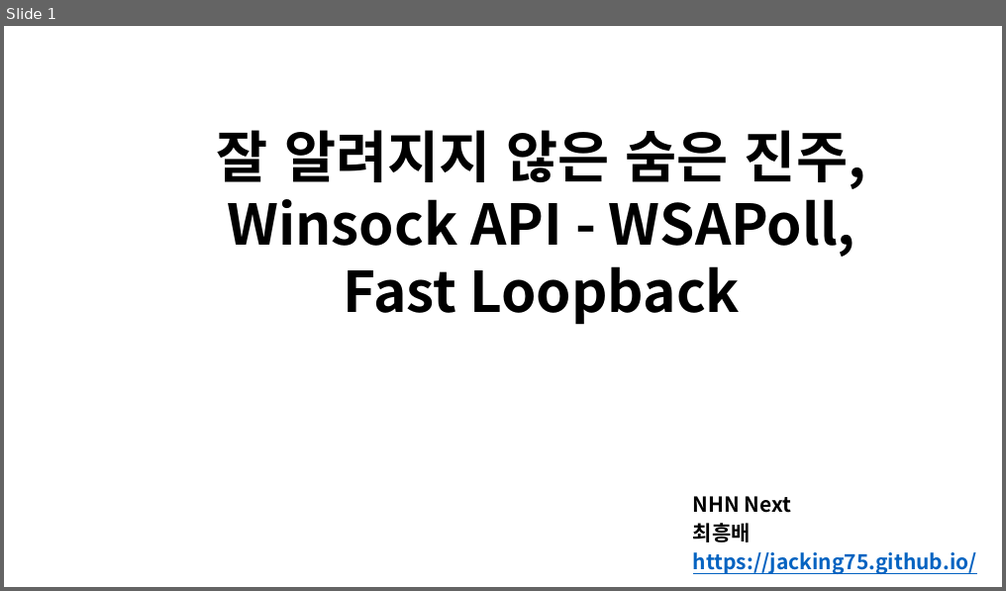
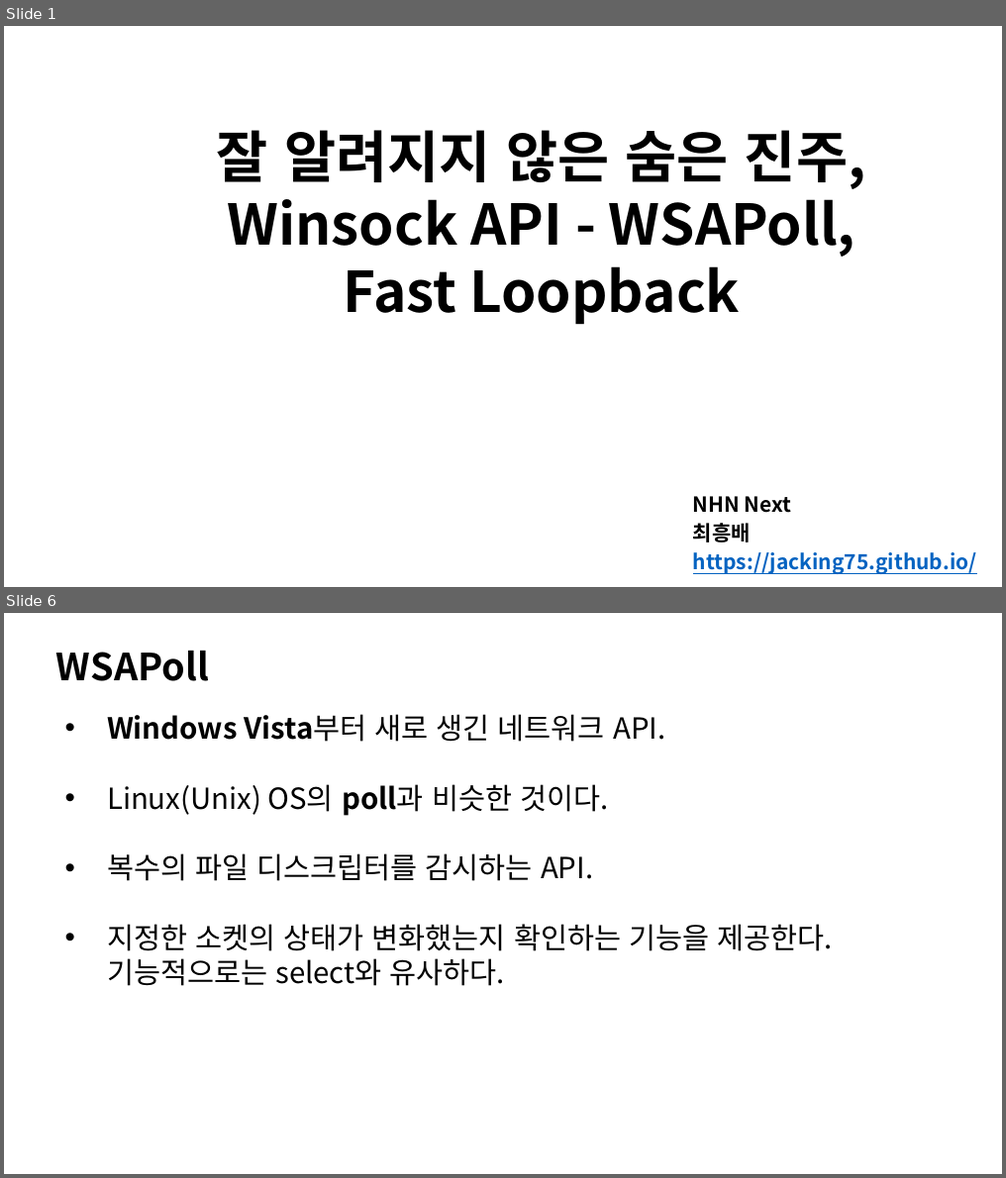
Before and after one commit to Dylan-Jang/conf_cpp_korea_201702, a slide deck: WSAPoll, Fast Loopback.pptx. Shown one above the other, each under a label of ours: slide 1 before the commit, slides 1 and 6 after it; the slides between them are not shown. The pictures are 1006x591 and 1006x1178 pixels, drawn with LibreOffice and Linux fonts; fonts in the diff are those of the drawing. Boxes give left, top, right and bottom in pixels: in the first picture for what was removed or moved away, otherwise in the second. Text is boxed around its words. In the diff, an @@ line names an element or a change of style, - is before the commit and + after.

```diff
--- a/WSAPoll, Fast Loopback.pptx
+++ b/WSAPoll, Fast Loopback.pptx
@@ slide 6 added at [4, 613, 1002, 1174], background #FFFFFF @@
@@ text added at [56, 650, 209, 681], 36 pt, text #000000, bold @@
+WSAPoll
@@ text added at [107, 714, 832, 986], 28 pt, text #000000 @@
+• Windows Vista부터 새로 생긴 네트워크 API.
+• Linux(Unix) OS의 poll과 비슷한 것이다.
+• 복수의 파일 디스크립터를 감시하는 API.
+• 지정한 소켓의 상태가 변화했는지 확인하는 기능을 제공한다. 기능적으로는 select와 유사하다.
```
Also in this commit, not shown: 3 slides changed, 18 other slides added, 1 slide removed, 22 other files.
